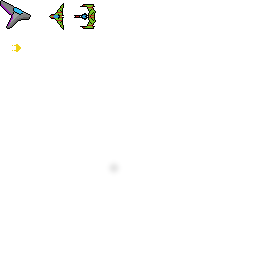
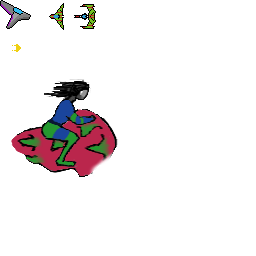
Layers edited between the first and the second 256px x 256px image:
added layer "player" above "small ships" over <box>11,79,121,177</box>
renamed "Layer copy" to "fireball", painted on it over <box>12,79,121,177</box>
